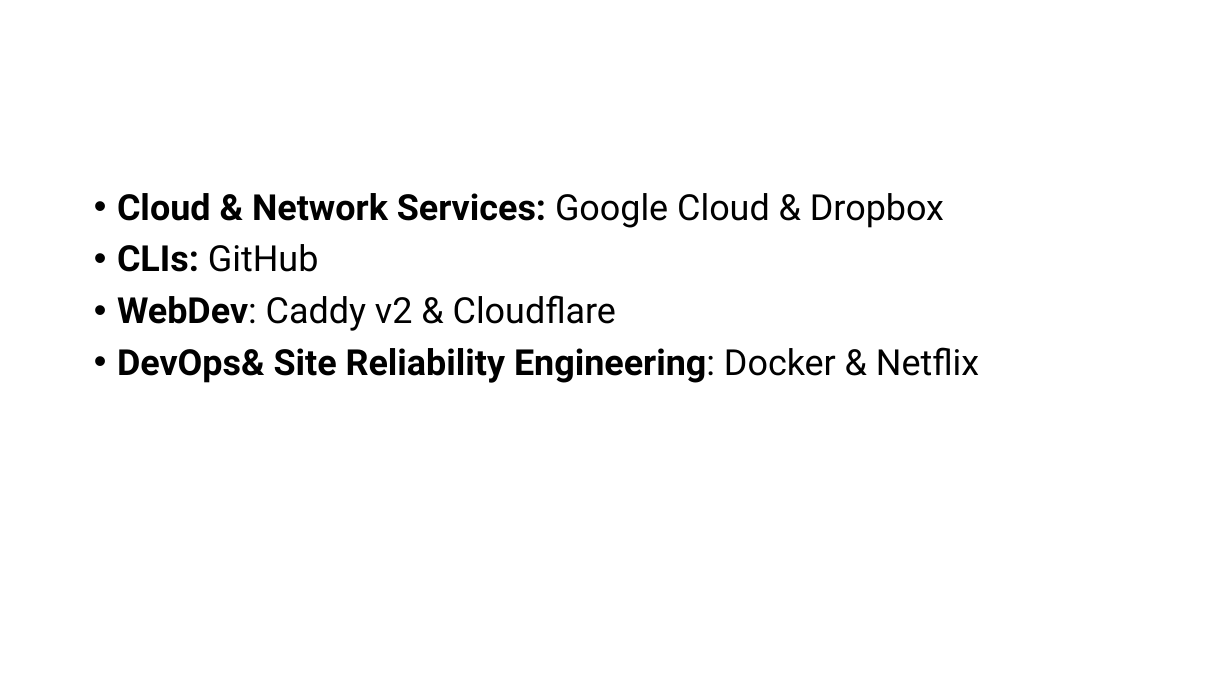
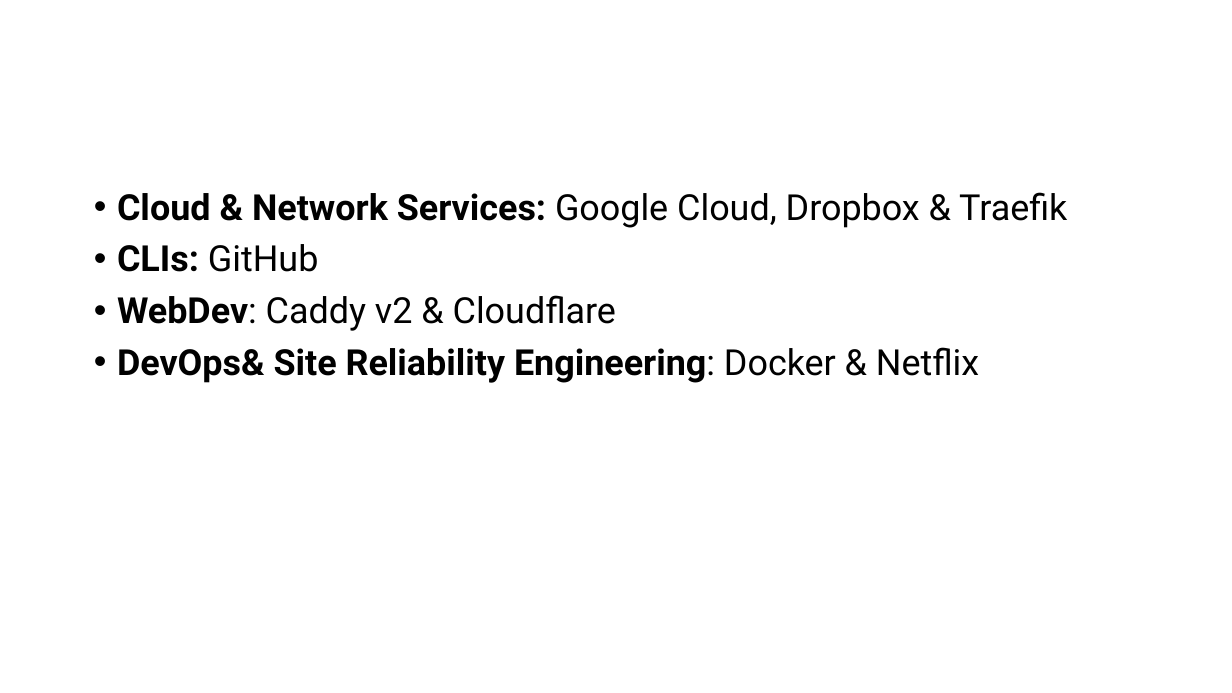
Before and after one commit to vervoortkobe/SoftwareTrends-Presentatie-Go-3ITSOF1, a slide deck: slide 14 of VervoortKobe_SoftwareTrends_Presentatie_Go.pptx. Drawn at 1232x693 pixels with LibreOffice and Linux fonts; fonts in the diff are those of the drawing; background and template pictures are left out. Boxes give left, top, right and bottom in pixels: in the first picture for what was removed or moved away, otherwise in the second. Text is boxed around its words. In the diff, an @@ line names an element or a change of style, - is before the commit and + after.

Commit message:
Update ppt

```diff
--- a/VervoortKobe_SoftwareTrends_Presentatie_Go.pptx
+++ b/VervoortKobe_SoftwareTrends_Presentatie_Go.pptx
@@ text at <box>117,192,1067,228</box>: text changed; bold off @@
-• Cloud & Network Services: Google Cloud & Dropbox
+• Cloud & Network Services: Google Cloud, Dropbox & Traefik
```
Also in this commit, not shown: 2 other slides changed.
